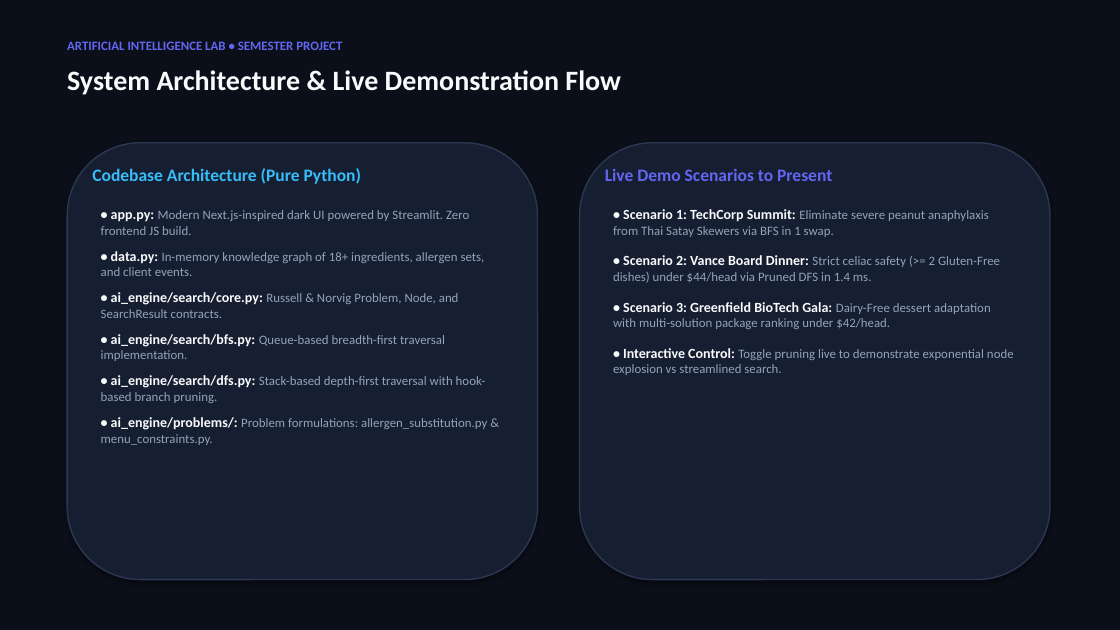
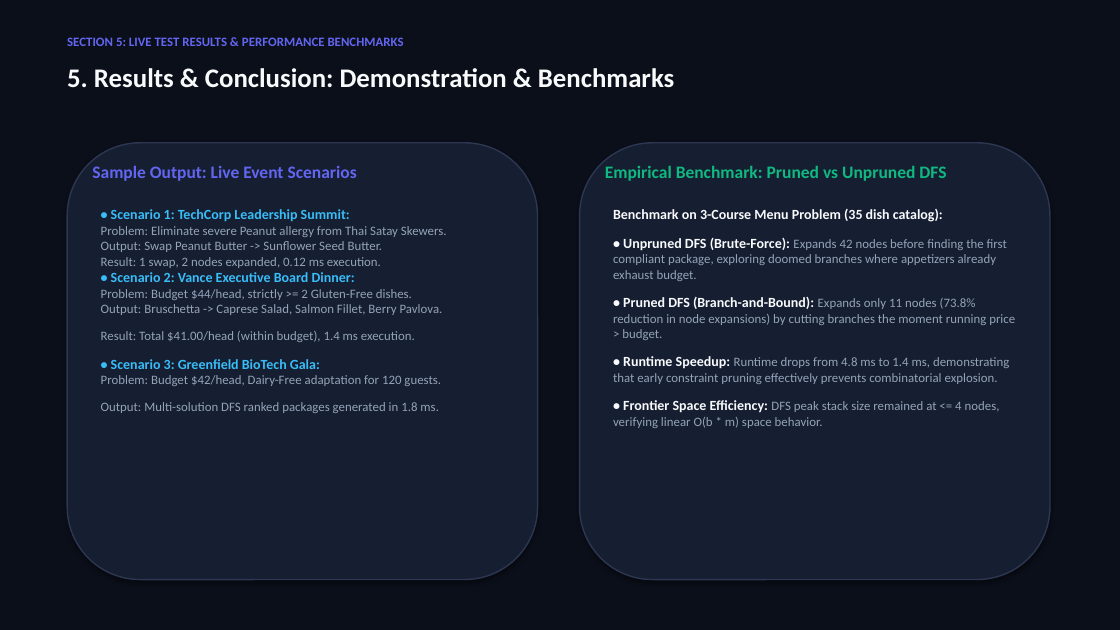
Before and after one commit to rayyan-mustafa/CaterIQ, a slide deck: slide 7 of CaterIQ_Presentation_Rayyan_Mustafa_2312335.pptx. Drawn at 1120x630 pixels with LibreOffice and Linux fonts; fonts in the diff are those of the drawing. Boxes give left, top, right and bottom in pixels: in the first picture for what was removed or moved away, otherwise in the second. Text is boxed around its words. In the diff, an @@ line names an element or a change of style, - is before the commit and + after.

Commit message:
docs(docs): align presentation format strictly with lab evaluation rubric
- Structure slides across the 5 required curriculum sections
- Feature group members block on title slide with Rayyan Mustafa (2312335)
- Include detailed concept mappings for Labs 01-05 and benchmark results

```diff
--- a/CaterIQ_Presentation_Rayyan_Mustafa_2312335.pptx
+++ b/CaterIQ_Presentation_Rayyan_Mustafa_2312335.pptx
@@ text at box(67, 37, 404, 46): text changed @@
-ARTIFICIAL INTELLIGENCE LAB • SEMESTER PROJECT
+SECTION 5: LIVE TEST RESULTS & PERFORMANCE BENCHMARKS
@@ text at box(67, 68, 674, 88): text changed; size 24 to 23 pt @@
-System Architecture & Live Demonstration Flow
+5. Results & Conclusion: Demonstration & Benchmarks
@@ text at box(92, 165, 357, 181): text changed; text colour #38BDF8 to #6366F1 @@
-Codebase Architecture (Pure Python)
+Sample Output: Live Event Scenarios
@@ text at box(605, 165, 946, 181): text changed; text colour #6366F1 to #10B981 @@
-Live Demo Scenarios to Present
+Empirical Benchmark: Pruned vs Unpruned DFS
@@ text at box(101, 209, 447, 413): text changed @@
-• app.py: Modern Next.js-inspired dark UI powered by Streamlit. Zero frontend JS build.
-• data.py: In-memory knowledge graph of 18+ ingredients, allergen sets, and client events.
-• ai_engine/search/core.py: Russell & Norvig Problem, Node, and SearchResult contracts.
-• ai_engine/search/bfs.py: Queue-based breadth-first traversal implementation.
-• ai_engine/search/dfs.py: Stack-based depth-first traversal with hook-based branch pruning.
-• ai_engine/problems/: Problem formulations: allergen_substitution.py & menu_constraints.py.
+• Scenario 1: TechCorp Leadership Summit:
+Problem: Eliminate severe Peanut allergy from Thai Satay Skewers.
+Output: Swap Peanut Butter -> Sunflower Seed Butter.
+Result: 1 swap, 2 nodes expanded, 0.12 ms execution.
+• Scenario 2: Vance Executive Board Dinner:
+Problem: Budget $44/head, strictly >= 2 Gluten-Free dishes.
+Output: Bruschetta -> Caprese Salad, Salmon Fillet, Berry Pavlova.
+Result: Total $41.00/head (within budget), 1.4 ms execution.
+• Scenario 3: Greenfield BioTech Gala:
+Problem: Budget $42/head, Dairy-Free adaptation for 120 guests.
+Output: Multi-solution DFS ranked packages generated in 1.8 ms.
@@ text at box(613, 209, 1015, 428): text changed @@
-• Scenario 1: TechCorp Summit: Eliminate severe peanut anaphylaxis from Thai Satay Skewers via BFS in 1 swap.
-• Scenario 2: Vance Board Dinner: Strict celiac safety (>= 2 Gluten-Free dishes) under $44/head via Pruned DFS in 1.4 ms.
-• Scenario 3: Greenfield BioTech Gala: Dairy-Free dessert adaptation with multi-solution package ranking under $42/head.
-• Interactive Control: Toggle pruning live to demonstrate exponential node explosion vs streamlined search.
+Benchmark on 3-Course Menu Problem (35 dish catalog):
+• Unpruned DFS (Brute-Force): Expands 42 nodes before finding the first compliant package, exploring doomed branches where appetizers already exhaust budget.
+• Pruned DFS (Branch-and-Bound): Expands only 11 nodes (73.8% reduction in node expansions) by cutting branches the moment running price > budget.
+• Runtime Speedup: Runtime drops from 4.8 ms to 1.4 ms, demonstrating that early constraint pruning effectively prevents combinatorial explosion.
+• Frontier Space Efficiency: DFS peak stack size remained at <= 4 nodes, verifying linear O(b * m) space behavior.
```
Also in this commit, not shown: 3 other slides changed, 4 slides added, 4 slides removed, 1 other file.
